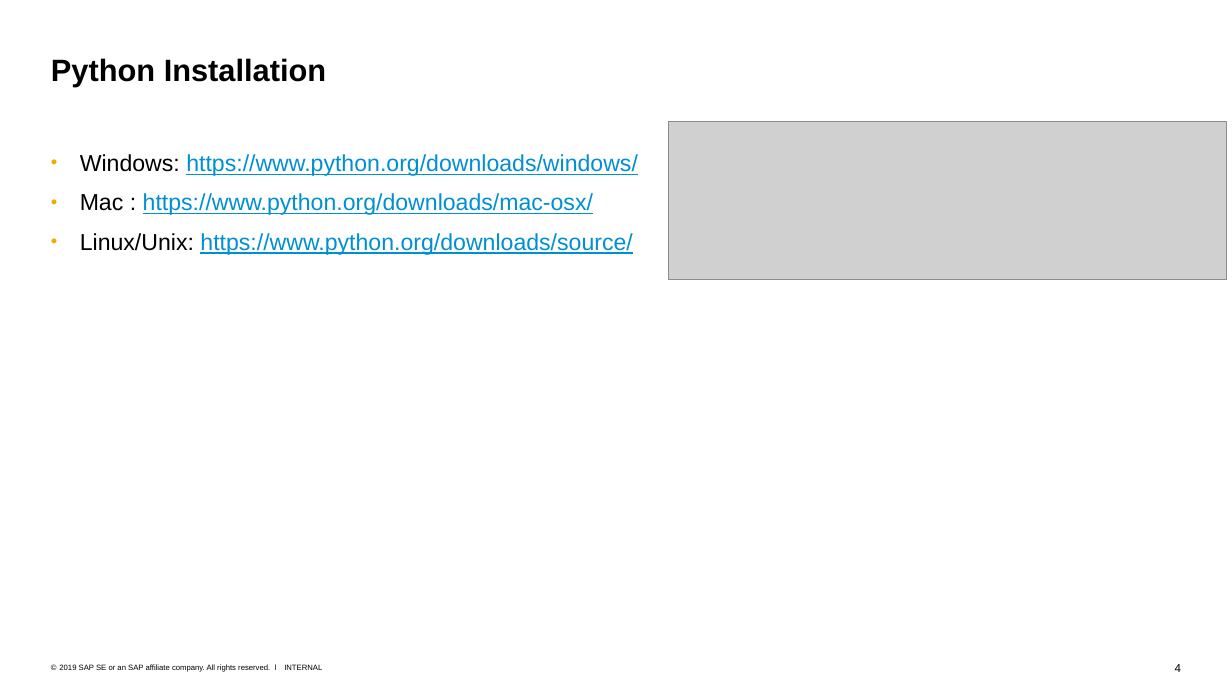
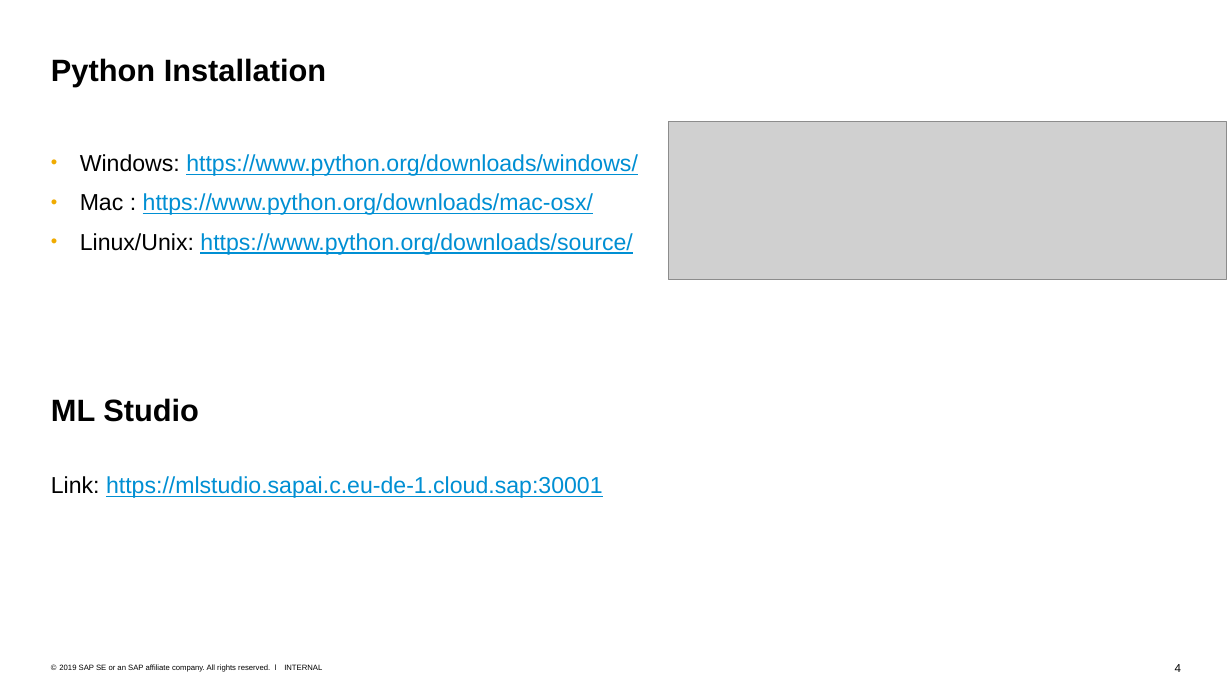
Before and after one commit to SherwinVarghese/Machine-Learning-TechknowSchool, a slide deck: slide 4 of modules/2. Python Intro and Math Foundation/Environment Setup.pptx. Drawn at 1232x693 pixels with LibreOffice and Linux fonts; fonts in the diff are those of the drawing; grey boxes stand for pictures. Boxes give left, top, right and bottom in pixels: in the first picture for what was removed or moved away, otherwise in the second. Text is boxed around its words. In the diff, an @@ line names an element or a change of style, - is before the commit and + after.

```diff
--- a/modules/2. Python Intro and Math Foundation/Environment Setup.pptx
+++ b/modules/2. Python Intro and Math Foundation/Environment Setup.pptx
@@ text added at box(51, 398, 199, 422), 24 pt, text #000000, bold @@
+ML Studio
@@ text added at box(51, 476, 603, 498), 18 pt, text #008FD3, underline @@
+Link: https://mlstudio.sapai.c.eu-de-1.cloud.sap:30001
```
